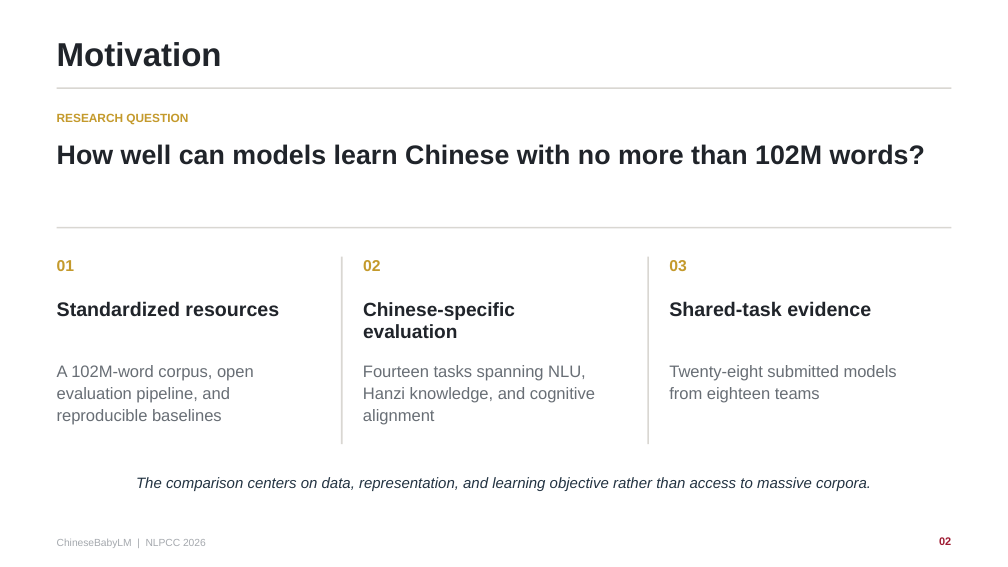
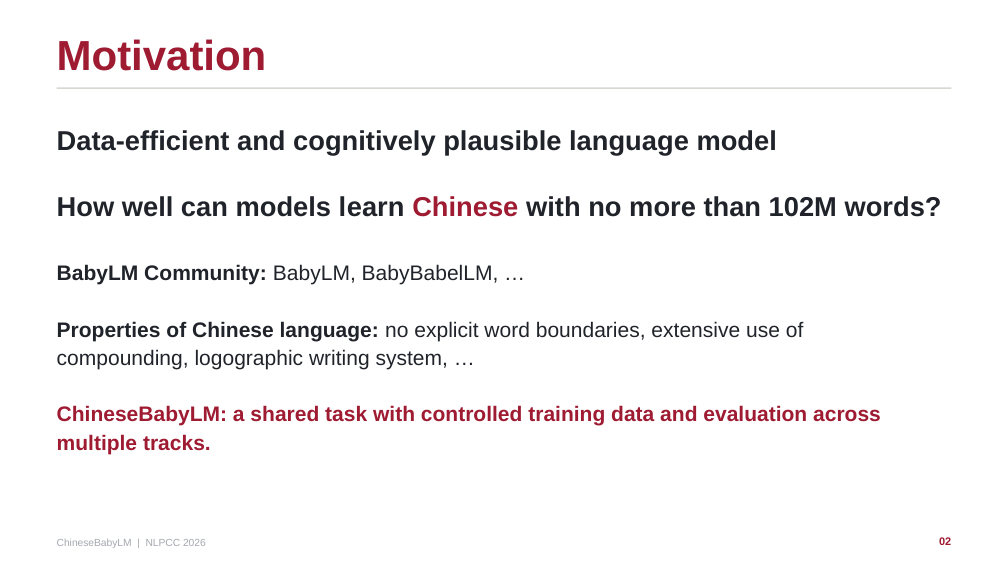
Before and after one commit to zh-qian2004/nlpcc-chinesebabylm-slide, a slide deck: slide 2 of ChineseBabyLM_NLPCC2026_Oral.pptx. Drawn at 1008x567 pixels with LibreOffice and Linux fonts; fonts in the diff are those of the drawing. Boxes give left, top, right and bottom in pixels: in the first picture for what was removed or moved away, otherwise in the second. Text is boxed around its words. In the diff, an @@ line names an element or a change of style, - is before the commit and + after.

```diff
--- a/ChineseBabyLM_NLPCC2026_Oral.pptx
+++ b/ChineseBabyLM_NLPCC2026_Oral.pptx
@@ text "Motivation" at <box>57,39,267,71</box>: size 31.5 to 40 pt, text colour #20242A to #9E1B32 @@
@@ text removed at <box>57,114,188,125</box> @@
-RESEARCH QUESTION
@@ text at <box>57,130,777,155</box>: paragraph added @@
+Data-efficient and cognitively plausible language model
@@ text "Data-efficient and cognitively plausible language ...": place and size @@
-text "Data-efficient and cognitively plausible language ..." at <box>57,144,925,165</box>
+text "Data-efficient and cognitively plausible language ..." at <box>57,130,942,217</box>
@@ text at <box>57,196,942,217</box>: size 25.5 to 26 pt in "How well can models learn Chinese with ..."; text colour #20242A to #9E1B32 in "Chinese" @@
@@ rectangle removed at <box>57,227,951,228</box> @@
@@ text removed at <box>57,260,75,271</box> @@
-01
@@ text added at <box>57,264,881,454</box>, 20 pt, text #20242A, bold @@
+BabyLM Community: BabyLM, BabyBabelLM, …
+Properties of Chinese language: no explicit word boundaries, extensive use of compounding, logographic writing system, …
+ChineseBabyLM: a shared task with controlled training data and evaluation across multiple tracks.
@@ rectangle removed at <box>341,257,343,445</box> @@
@@ text removed at <box>363,260,381,271</box> @@
-02
@@ rectangle removed at <box>647,257,649,445</box> @@
@@ text removed at <box>669,260,687,271</box> @@
-03
@@ text removed at <box>57,301,279,317</box> @@
-Standardized resources
@@ text removed at <box>363,302,515,338</box> @@
-Chinese-specific evaluation
@@ text removed at <box>669,301,871,317</box> @@
-Shared-task evidence
@@ text removed at <box>57,365,254,425</box> @@
-A 102M-word corpus, open evaluation pipeline, and reproducible baselines
@@ text removed at <box>363,365,595,425</box> @@
-Fourteen tasks spanning NLU, Hanzi knowledge, and cognitive alignment
@@ text removed at <box>669,365,897,403</box> @@
-Twenty-eight submitted models from eighteen teams
@@ text removed at <box>136,477,871,491</box> @@
-The comparison centers on data, representation, and learning objective rather than access to massive corpora.
```
Also in this commit, not shown: 5 other slides changed, 4 slides added, 1 slide removed, 4 other files.
